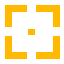
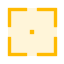
Before/after of a 64×64 layered artwork. What changed in the layer stack:
added layer "Layer 5" (95%) above "Layer 3" over <box>7,7,58,57</box>
"Layer 3": opacity 100% → 95%, painted on it over <box>8,8,57,56</box>
removed layer "Layer 2" over <box>5,5,60,59</box>
added layer "Layer 4" (15%) above "Layer 1" over <box>8,8,57,56</box>
